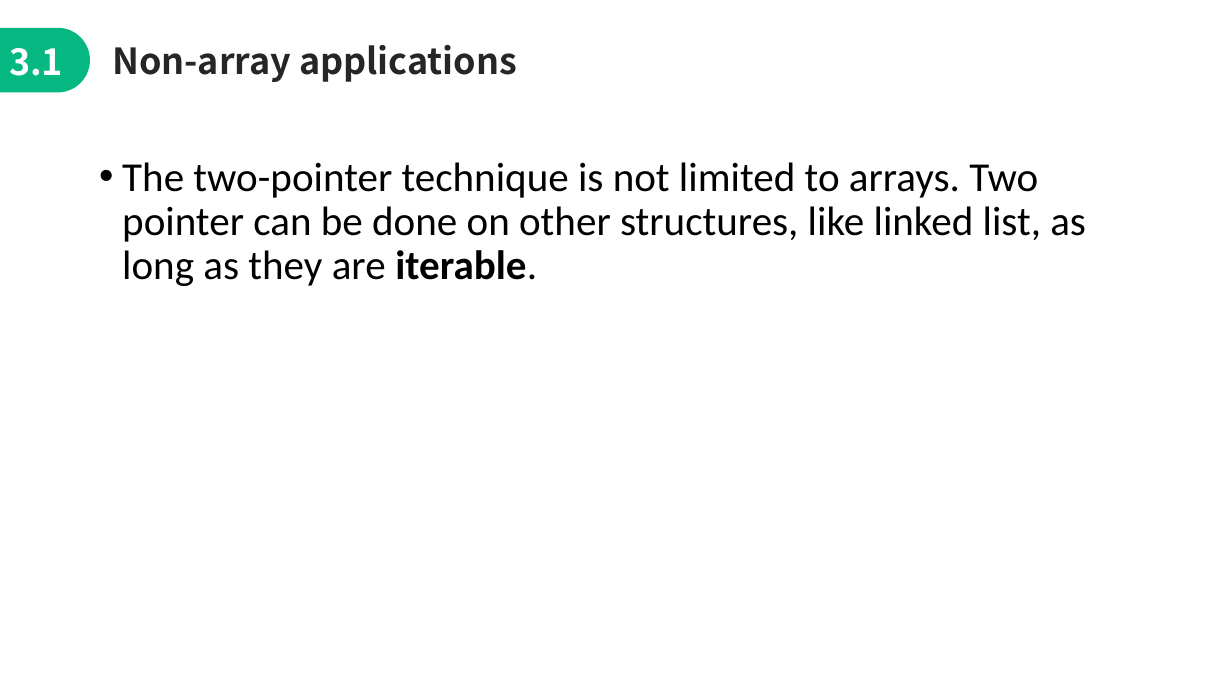
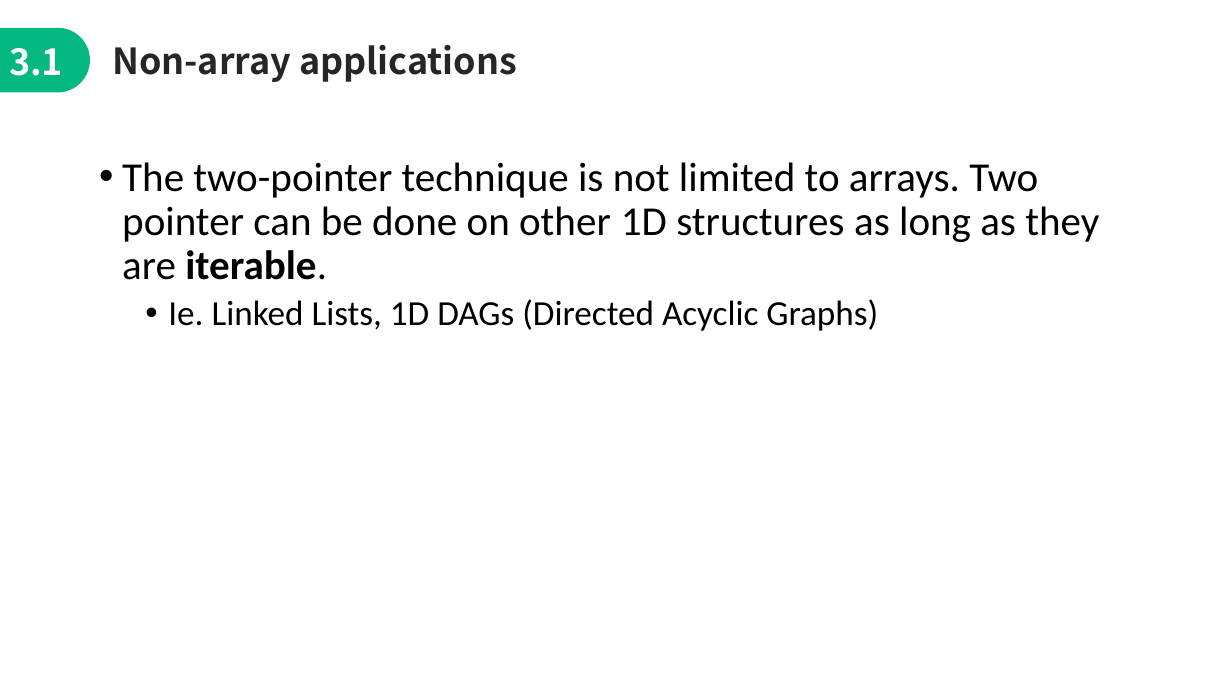
Before and after one commit to jimmyyih518/DSA2022Fall, a slide deck: slide 20 of week6/week6_slides.pptx. Drawn at 1232x693 pixels with LibreOffice and Linux fonts; fonts in the diff are those of the drawing. Boxes give left, top, right and bottom in pixels: in the first picture for what was removed or moved away, otherwise in the second. Text is boxed around its words. In the diff, an @@ line names an element or a change of style, - is before the commit and + after.

```diff
--- a/week6/week6_slides.pptx
+++ b/week6/week6_slides.pptx
@@ text at (122,162,1099,331): text changed @@
-• The two-pointer technique is not limited to arrays. Two pointer can be done on other structures, like linked list, as long as they are iterable.
+• The two-pointer technique is not limited to arrays. Two pointer can be done on other 1D structures as long as they are iterable.
+  • Ie. Linked Lists, 1D DAGs (Directed Acyclic Graphs)
```
Also in this commit, not shown: 11 other slides changed, 9 other files.
